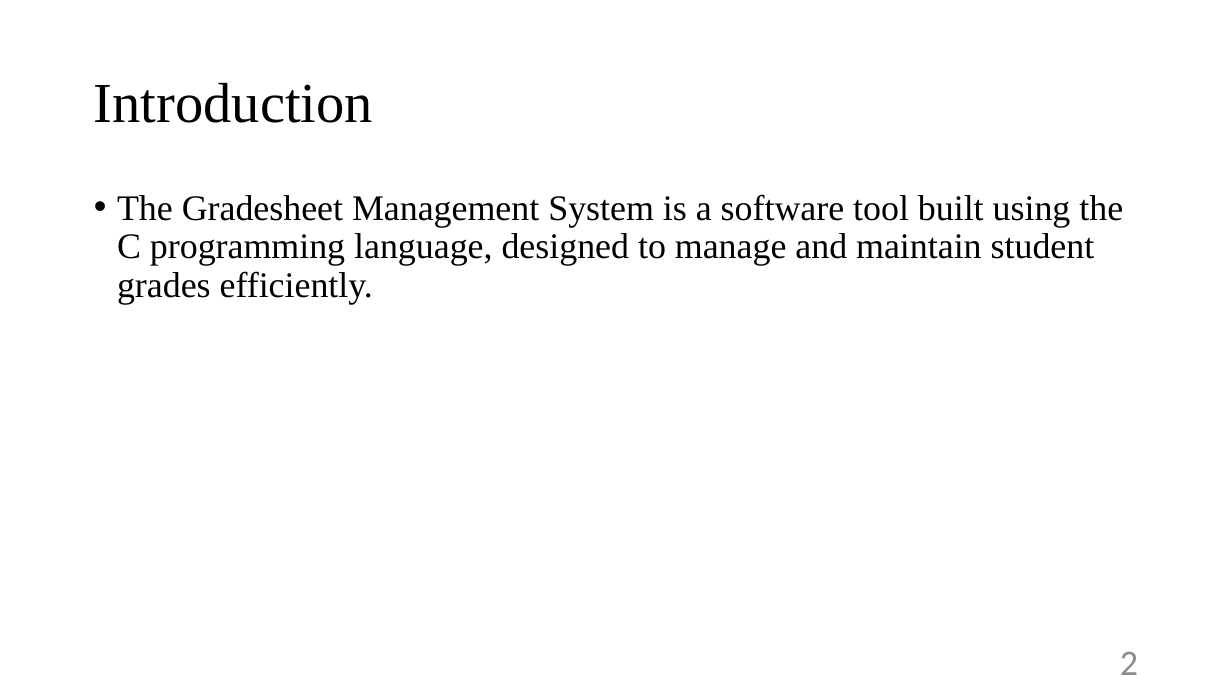
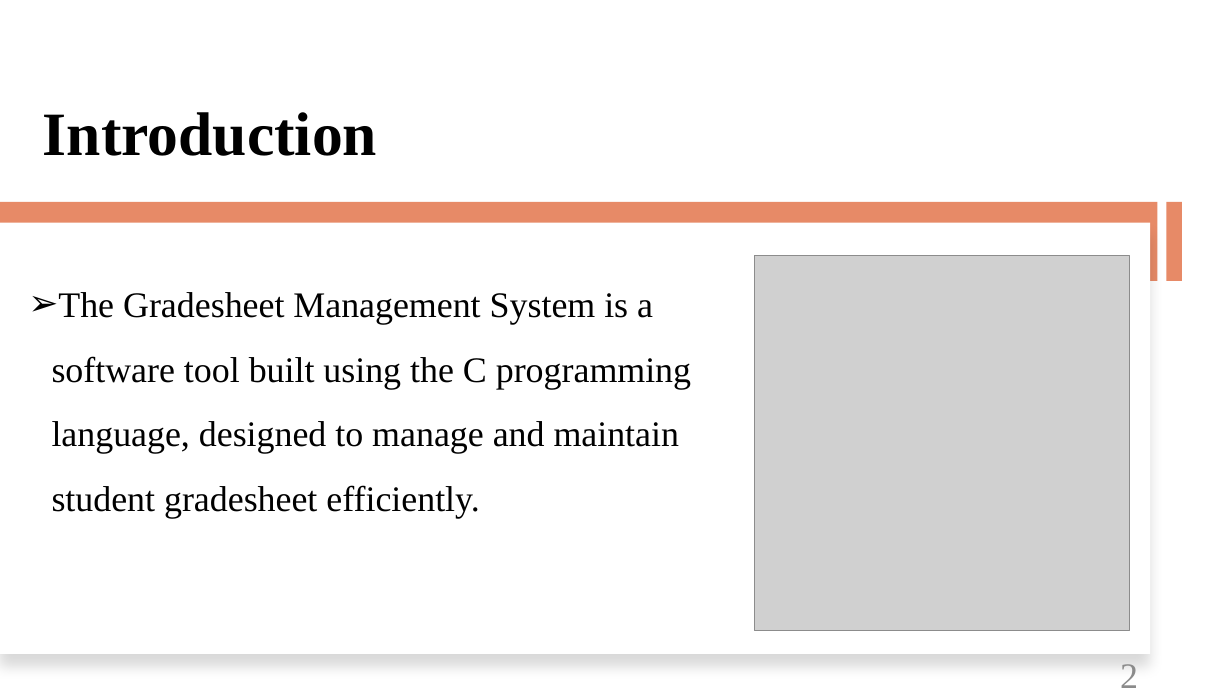
Before and after one commit to Sinmbf/BIM_Presentation, a slide deck: slide 2 of C Programming/Gradesheet Application/Gradesheet Application(Mac Final).pptx. Drawn at 1232x693 pixels with LibreOffice and Linux fonts; fonts in the diff are those of the drawing; grey boxes stand for pictures. Boxes give left, top, right and bottom in pixels: in the first picture for what was removed or moved away, otherwise in the second. Text is boxed around its words. In the diff, an @@ line names an element or a change of style, - is before the commit and + after.

```diff
--- a/C Programming/Gradesheet Application/Gradesheet Application(Mac Final).pptx
+++ b/C Programming/Gradesheet Application/Gradesheet Application(Mac Final).pptx
@@ title "Introduction": place and size @@
-title "Introduction" at <box>94,82,373,123</box>
+title "Introduction" at <box>43,112,377,156</box>
@@ title "Introduction" at <box>43,112,377,156</box>: size 44 to 48 pt, bold on; vertical alignment middle to bottom @@
@@ rectangle added at <box>0,202,1158,281</box>, fill #E78A67 @@
@@ rectangle added at <box>1166,202,1182,281</box>, fill #E78A67 @@
@@ rectangle added at <box>0,223,1151,654</box>, fill #FFFFFF @@
@@ picture added at <box>754,255,1129,630</box> @@
@@ text at <box>52,292,691,519</box>: text changed @@
-• The Gradesheet Management System is a software tool built using the C programming language, designed to manage and maintain student grades efficiently.
+➢ The Gradesheet Management System is a software tool built using the C programming language, designed to manage and maintain student gradesheet efficiently.
@@ page number: place and size @@
-page number at <box>1120,652,1138,675</box>
+page number at <box>1120,664,1138,688</box>
@@ page number at <box>1120,664,1138,688</box>: font Calibri to Times New Roman; more space between paragraphs @@
```
Also in this commit, not shown: 4 other slides changed, 3 slides added, 1 slide removed, 2 other files.
